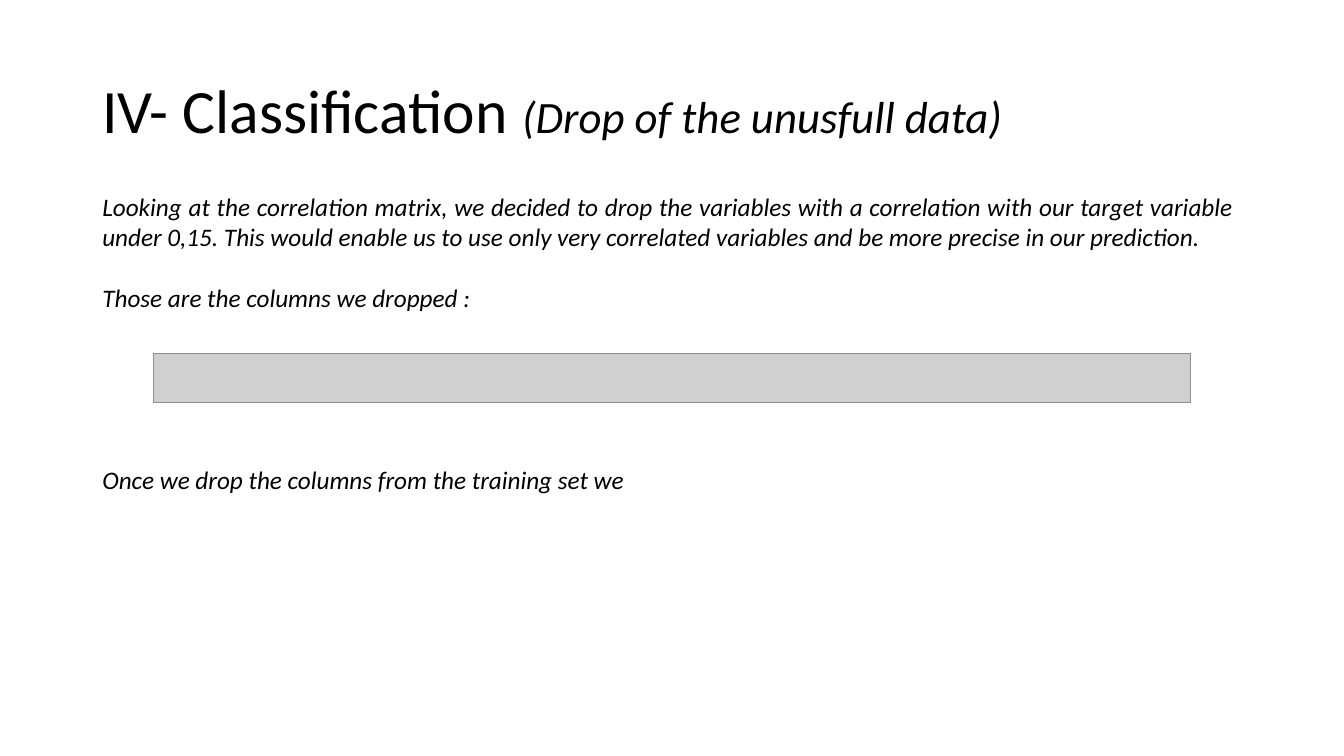
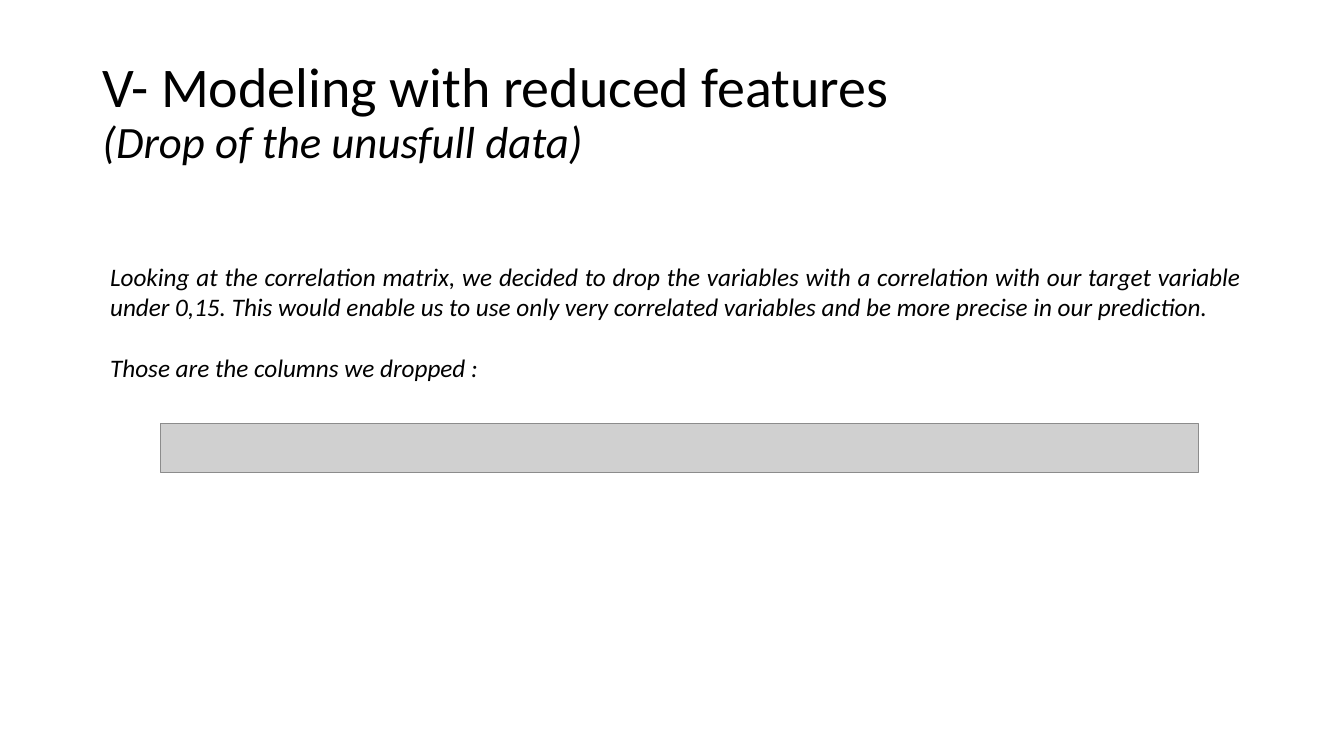
Before and after one commit to Leodespt/Projet_Python, a slide deck: slide 25 of Presentation_Python.pptx. Drawn at 1344x756 pixels with LibreOffice and Linux fonts; fonts in the diff are those of the drawing; grey boxes stand for pictures. Boxes give left, top, right and bottom in pixels: in the first picture for what was removed or moved away, otherwise in the second. Text is boxed around its words. In the diff, an @@ line names an element or a change of style, - is before the commit and + after.

```diff
--- a/Presentation_Python.pptx
+++ b/Presentation_Python.pptx
@@ title at box(102, 68, 888, 166): text changed; size 32 to 40 pt; italic off @@
-IV- Classification (Drop of the unusfull data)
+V- Modeling with reduced features
+(Drop of the unusfull data)
@@ text "Looking at the correlation matrix, ...": place and size @@
-text "Looking at the correlation matrix, ..." at box(102, 198, 1232, 311)
+text "Looking at the correlation matrix, ..." at box(110, 268, 1240, 381)
@@ picture: place and size @@
-picture at box(153, 354, 1191, 402)
+picture at box(161, 423, 1199, 472)
@@ text removed at box(102, 471, 624, 494) @@
-Once we drop the columns from the training set we
```
Also in this commit, not shown: 18 other slides changed, 2 slides added, 1 slide removed.
